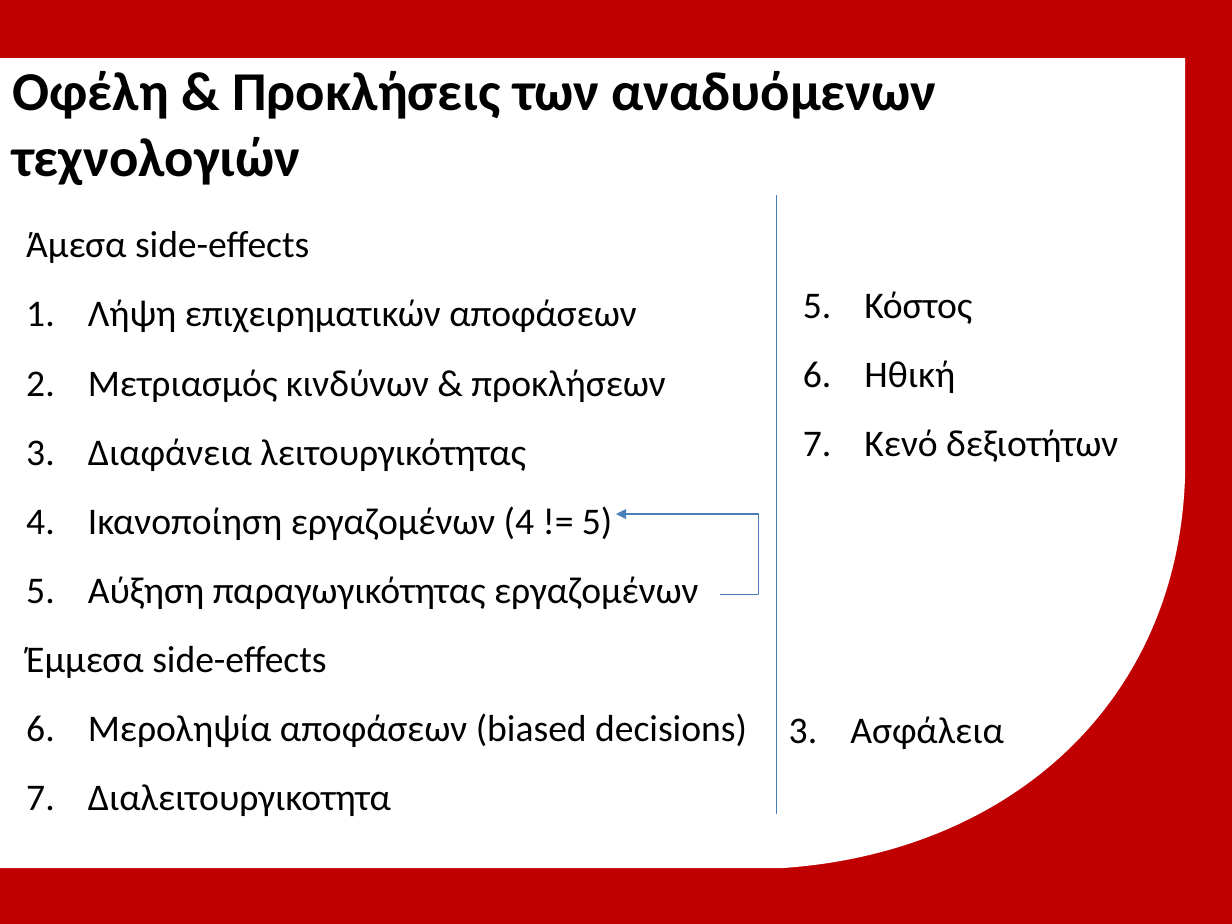
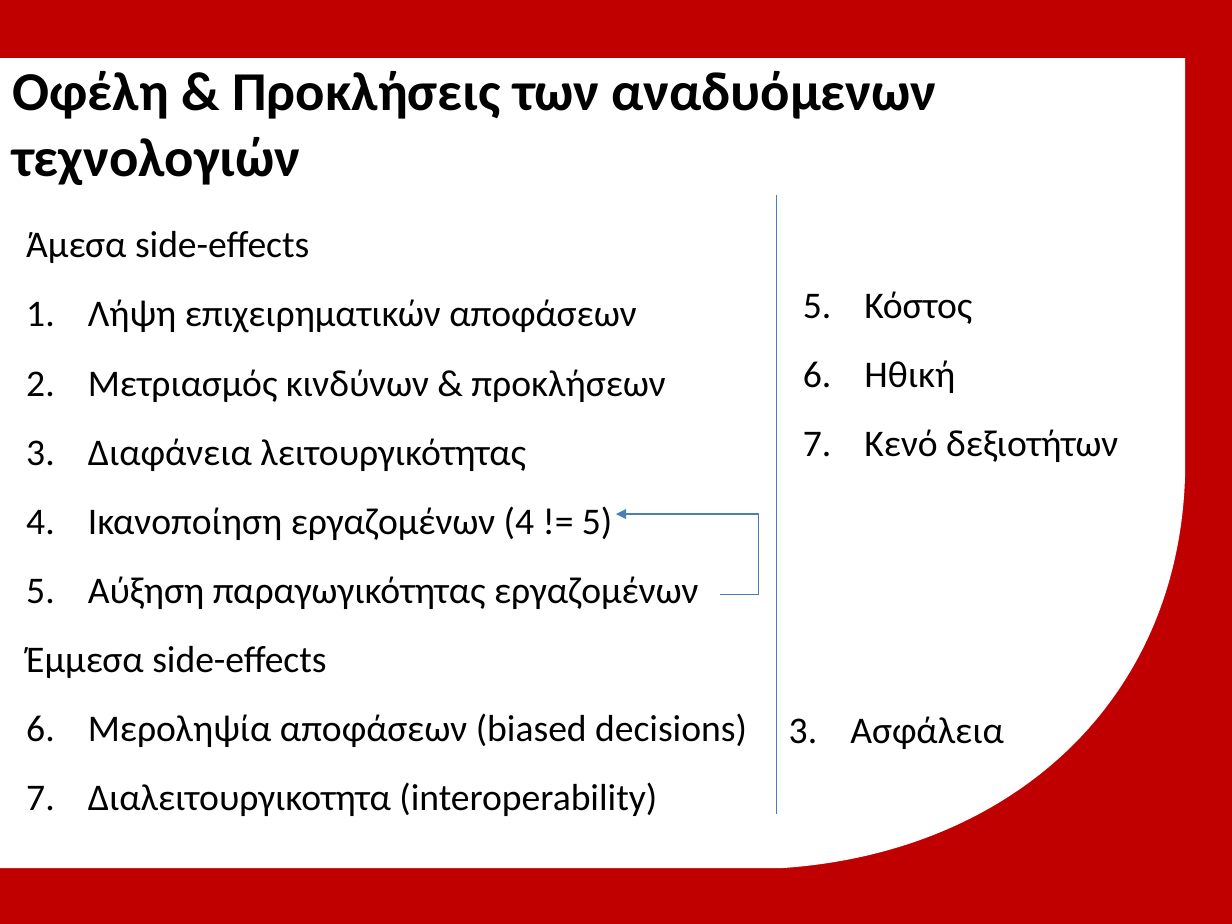
Before and after one commit to michailmarkou1995/MBA, a slide deck: slide 9 of Spiritual Wellbeing IV Professional Development and Applied Research/Μητροπολιτικό Κολλέγιο_ΣΕΚΦ[Μιχαηλ Μαρκου] IT in Global Business.pptx (slide 10 before the commit). Drawn at 1232x924 pixels with LibreOffice and Linux fonts; fonts in the diff are those of the drawing; background and template pictures are left out. Boxes give left, top, right and bottom in pixels: in the first picture for what was removed or moved away, otherwise in the second. Text is boxed around its words. In the diff, an @@ line names an element or a change of style, - is before the commit and + after.

```diff
--- a/Spiritual Wellbeing IV Professional Development and Applied Research/Μητροπολιτικό Κολλέγιο_ΣΕΚΦ[Μιχαηλ Μαρκου] IT in Global Business.pptx
+++ b/Spiritual Wellbeing IV Professional Development and Applied Research/Μητροπολιτικό Κολλέγιο_ΣΕΚΦ[Μιχαηλ Μαρκου] IT in Global Business.pptx
@@ text at (x1=88, y1=782, x2=657, y2=816): text changed @@
-2. Διαλειτουργικοτητα
+2. Διαλειτουργικοτητα (interoperability)
```
Also in this commit, not shown: 3 other slides changed, 2 slides removed.
